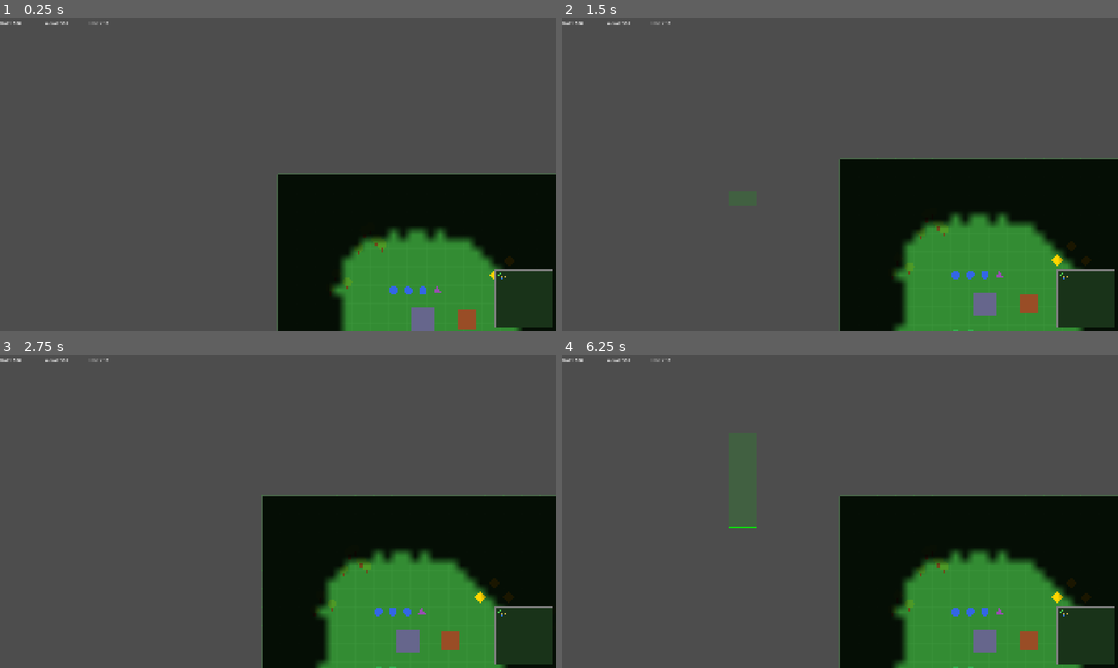
Above: before the commit, frames 1-4 (two rows, left to right).
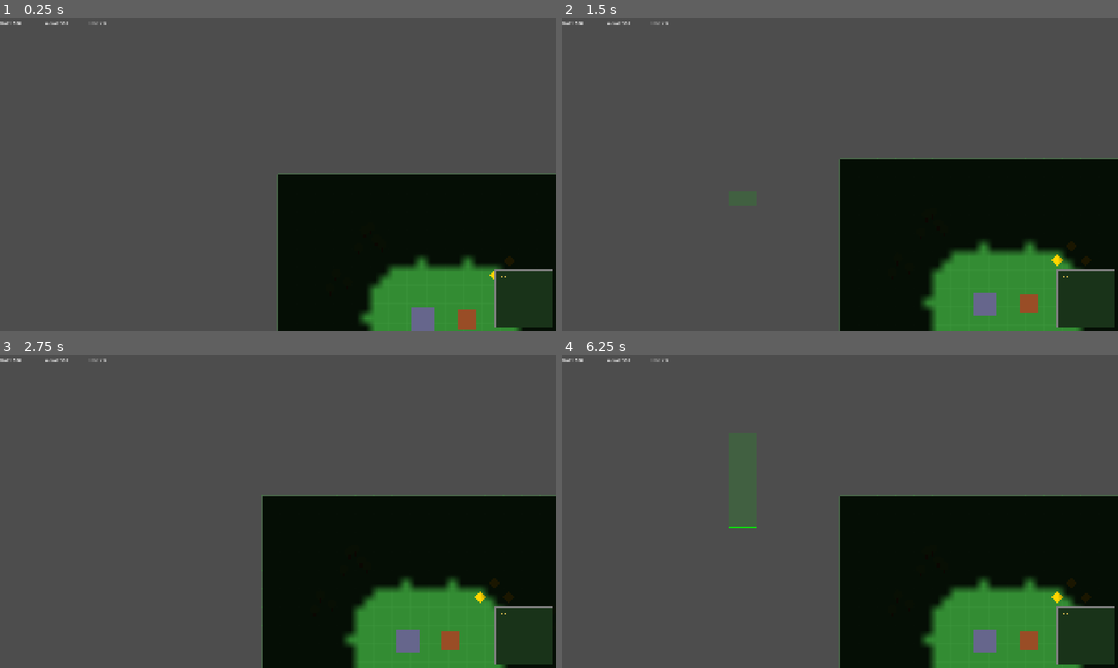
Above: after the commit, the same moments.

Repository: CubaStromek/RTS
Game: Godot game, scene res://scenes/main/Main.tscn
Same seed, same stepped clock (60 frames per second), same inputs: the game is played once before the commit and once after it.
Inputs (mouse positions are in pixels of both pictures, inside the frame that each line leads up to):
- Up to frame 1 (0.25 s): no input
- Up to frame 2 (1.5 s): tap Enter at 0.5 s; move the mouse to (962, 158) at 0.52 s; tap S (camera_down) at 0.6 s; click (962, 158) at 0.67 s; tap Space at 1.25 s; drag from (728, 190) to (812, 237) at 1.27 s
- Up to frame 3 (2.75 s): move the mouse to (333, 442) at 2.02 s; tap D (camera_right) at 2.1 s; click (333, 442) at 2.17 s
- Up to frame 4 (6.25 s): tap Enter at 2.75, 5.75 s; drag from (812, 574) to (673, 464) at 2.77 s; move the mouse to (1006, 558) at 3.52 s; tap 0 at 3.6 s; click (1006, 558) at 3.67 s; tap Space at 4.25 s; drag from (673, 464) to (756, 433) at 4.27 s; move the mouse to (867, 511) at 5.02 s; tap A (camera_left) at 5.1 s; click (867, 511) at 5.17 s; drag from (756, 433) to (728, 527) at 5.77 s

The runs differ from the first frame. In frame 1, 4.2% of the frame differs, in the area x 18-91%, y 1-100%; in frame 2, 4.6%; in frame 3, 4.6%; in frame 4, 4.6%.
Error after the commit: Parse Error: Expected statement, found "Indent" instead. (res://scenes/units/Unit.gd:127)

Commit message:
Fix class resolution and SoundSystem references for Godot 4.6
- Add class_name Unit to Unit.gd, class_name BuildingBase to Building.gd
- Change all extends "path" to extends ClassName (Godot 4.6 requirement)
- Replace direct SoundSystem references with get_node_or_null("/root/SoundSystem")

Co-Authored-By: Claude Opus 4.6 (1M context) <noreply@anthropic.com>

Diff:
--- a/rts_game/scenes/buildings/Barracks.gd
+++ b/rts_game/scenes/buildings/Barracks.gd
@@ -1,4 +1,4 @@
-extends "res://scenes/buildings/Building.gd"
+extends BuildingBase
 ## Barracks — trains soldiers, archers, and knights.
 
 const SOLDIER_COST_GOLD: int = 50
--- a/rts_game/scenes/buildings/Building.gd
+++ b/rts_game/scenes/buildings/Building.gd
@@ -1,3 +1,4 @@
+class_name BuildingBase
 extends StaticBody2D
 ## Base building with HP, selection, and production queue.
 
--- a/rts_game/scenes/buildings/TownHall.gd
+++ b/rts_game/scenes/buildings/TownHall.gd
@@ -1,4 +1,4 @@
-extends "res://scenes/buildings/Building.gd"
+extends BuildingBase
 ## Town Hall — trains workers.
 
 const WORKER_COST_GOLD: int = 50
--- a/rts_game/scenes/main/Main.gd
+++ b/rts_game/scenes/main/Main.gd
@@ -148,8 +148,9 @@
 		_:
 			scene = UnitScene
 	_spawn_unit(scene, building.rally_point, building.team)
-	if has_node("/root/SoundSystem"):
-		SoundSystem.play("build")
+	var snd := get_node_or_null("/root/SoundSystem")
+	if snd:
+		snd.play("build")
 
 func _spawn_unit(scene: PackedScene, pos: Vector2, team: int) -> CharacterBody2D:
 	var unit: CharacterBody2D = scene.instantiate()
--- a/rts_game/scenes/units/Archer.gd
+++ b/rts_game/scenes/units/Archer.gd
@@ -1,4 +1,4 @@
-extends "res://scenes/units/Unit.gd"
+extends Unit
 ## Archer — ranged unit with longer attack range but lower HP.
 
 const ARCHER_COLOR := Color(0.6, 0.3, 0.7)
--- a/rts_game/scenes/units/Knight.gd
+++ b/rts_game/scenes/units/Knight.gd
@@ -1,4 +1,4 @@
-extends "res://scenes/units/Unit.gd"
+extends Unit
 ## Knight — heavy melee unit with high HP and damage, but slow.
 
 const KNIGHT_COLOR := Color(0.8, 0.75, 0.2)
--- a/rts_game/scenes/units/Unit.gd
+++ b/rts_game/scenes/units/Unit.gd
@@ -1,3 +1,4 @@
+class_name Unit
 extends CharacterBody2D
 ## Base unit with selection, movement, combat, and placeholder visuals.
 
@@ -110,8 +111,9 @@
 	is_selected = true
 	queue_redraw()
 	selected.emit(self)
-	if has_node("/root/SoundSystem"):
-		SoundSystem.play("select")
+	var snd := get_node_or_null("/root/SoundSystem")
+	if snd:
+		snd.play("select")
 
 func deselect() -> void:
 	is_selected = false
@@ -122,8 +124,9 @@
 	_attack_timer = attack_cooldown
 	if attack_target and is_instance_valid(attack_target) and attack_target.has_method("take_damage"):
 		attack_target.take_damage(attack_damage, self)
-		if has_node("/root/SoundSystem"):
-			SoundSystem.play("attack")
+			var snd := get_node_or_null("/root/SoundSystem")
+		if snd:
+			snd.play("attack")
 
 func _find_aggro_target() -> void:
 	var closest_dist := aggro_range
@@ -137,8 +140,9 @@
 
 func _die() -> void:
 	died.emit(self)
-	if has_node("/root/SoundSystem"):
-		SoundSystem.play("death")
+	var snd := get_node_or_null("/root/SoundSystem")
+	if snd:
+		snd.play("death")
 	# Remove from selection
 	if is_selected:
 		SelectionSystem.selected_units.erase(self)
--- a/rts_game/scenes/units/Worker.gd
+++ b/rts_game/scenes/units/Worker.gd
@@ -1,4 +1,4 @@
-extends "res://scenes/units/Unit.gd"
+extends Unit
 ## Worker unit — can harvest resources and return them to Town Hall.
 
 enum WorkerState { IDLE, MOVING_TO_RESOURCE, HARVESTING, RETURNING }
Not shown, added: rts_game/scenes/ui/Minimap.gd.uid
Not shown, added: rts_game/scenes/units/Archer.gd.uid
Not shown, added: rts_game/scenes/units/Knight.gd.uid
Not shown, added: rts_game/scripts/systems/AISystem.gd.uid
Not shown, added: rts_game/scripts/systems/FogOfWarSystem.gd.uid
Not shown, added: rts_game/scripts/systems/SoundSystem.gd.uid
